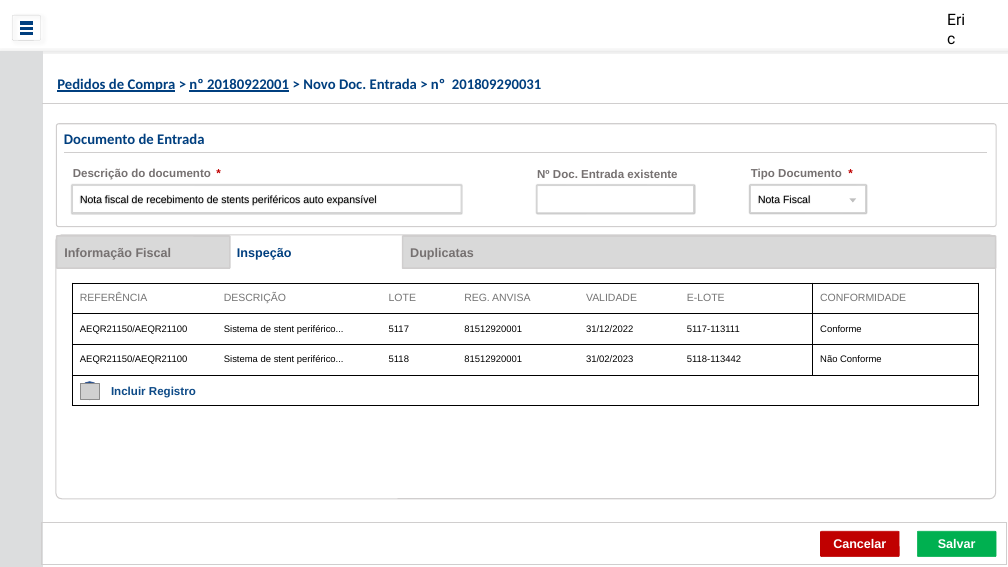
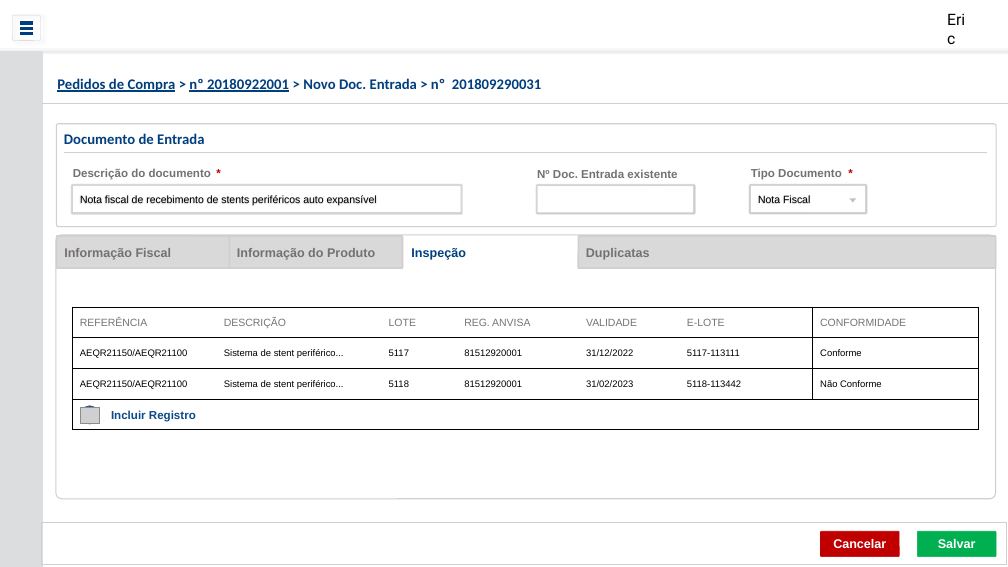
Before and after one commit to ericfgsilva/biograma, a slide deck: slide 7 of prototipo/PedidoDeCompra.pptx. Drawn at 1008x567 pixels with LibreOffice and Linux fonts; fonts in the diff are those of the drawing; grey boxes stand for pictures; background and template pictures are left out. Boxes give left, top, right and bottom in pixels: in the first picture for what was removed or moved away, otherwise in the second. Text is boxed around its words. In the diff, an @@ line names an element or a change of style, - is before the commit and + after.

```diff
--- a/prototipo/PedidoDeCompra.pptx
+++ b/prototipo/PedidoDeCompra.pptx
@@ rounded rectangle added at <box>229,236,402,268</box>, fill #D9D9D9, outline #D0CECE 1.5 pt, 12 pt, text #767171, bold @@
+Informação do Produto
@@ text "Inspeção": place and size @@
-text "Inspeção" at <box>237,248,292,260</box>
+text "Inspeção" at <box>411,248,466,260</box>
@@ rounded rectangle "Duplicatas": place and size @@
-rounded rectangle "Duplicatas" at <box>403,236,996,268</box>
+rounded rectangle "Duplicatas" at <box>578,236,996,268</box>
@@ 1 picture, 1 table, 1 text, 1 ellipse: place and size @@
-1 picture, 1 table, 1 text, 1 ellipse at <box>73,283,978,405</box>
+1 picture, 1 table, 1 text, 1 ellipse at <box>73,307,978,430</box>
```
Also in this commit, not shown: 4 other slides changed, 1 other file.
